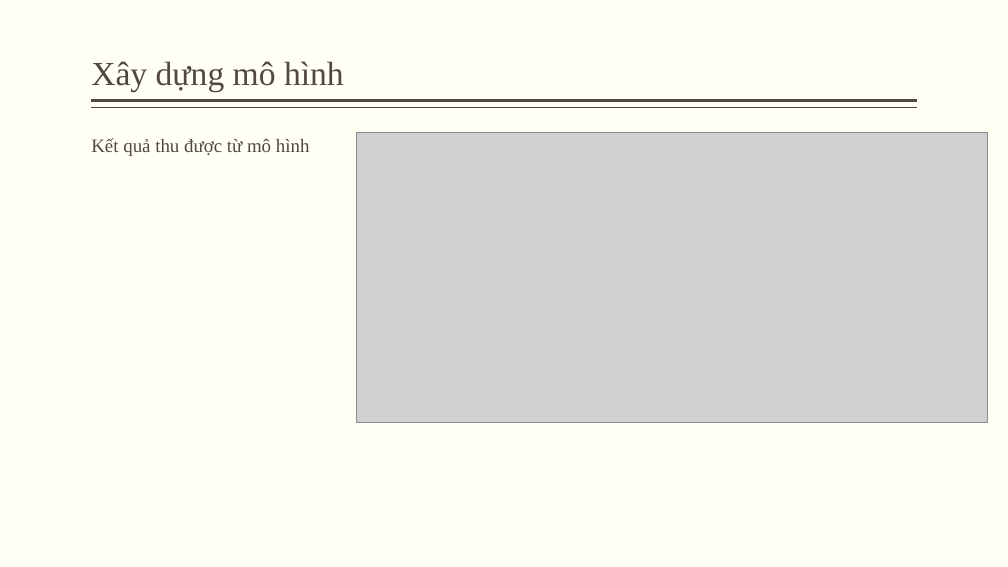
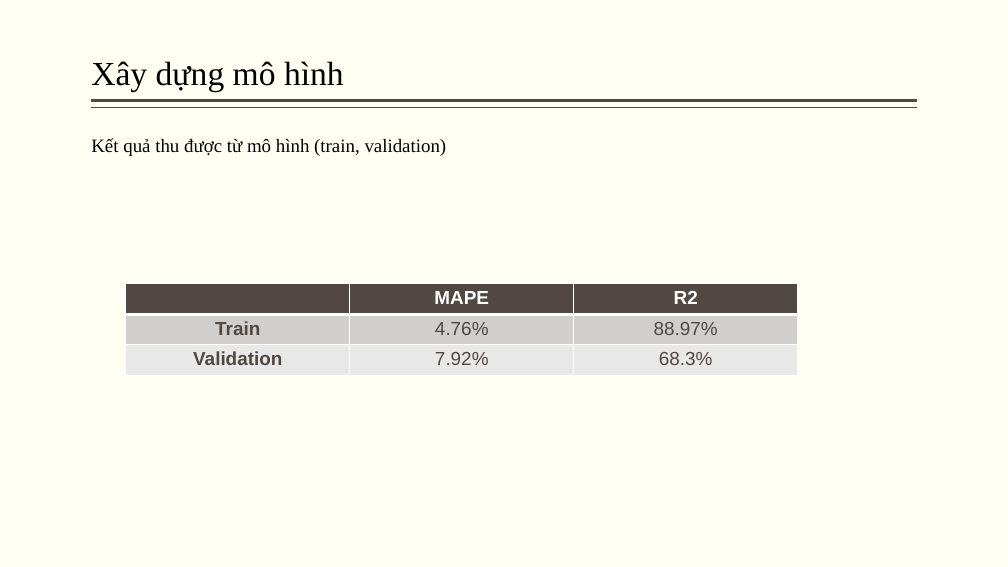
Before and after one commit to Tuan-Lee-23/Data-Science-Final-Project, a slide deck: slide 25 of reports/Slide.pptx (slide 22 before the commit). Drawn at 1008x567 pixels with LibreOffice and Linux fonts; fonts in the diff are those of the drawing; grey boxes stand for pictures. Boxes give left, top, right and bottom in pixels: in the first picture for what was removed or moved away, otherwise in the second. Text is boxed around its words. In the diff, an @@ line names an element or a change of style, - is before the commit and + after.

```diff
--- a/reports/Slide.pptx
+++ b/reports/Slide.pptx
@@ title "Xây dựng mô hình" at [91,61,344,92]: text colour #514843 to #000000 @@
@@ text at [91,138,447,156]: text changed; text colour #514843 to #000000 @@
-Kết quả thu được từ mô hình
+Kết quả thu được từ mô hình (train, validation)
@@ picture removed at [357,132,988,423] @@
@@ table added at [126,284,797,376], 3 rows, 3 columns @@
+ | MAPE | R2
+Train | 4.76% | 88.97%
+Validation | 7.92% | 68.3%
```
Also in this commit, not shown: 22 other slides changed, 9 slides added, 8 slides removed.
